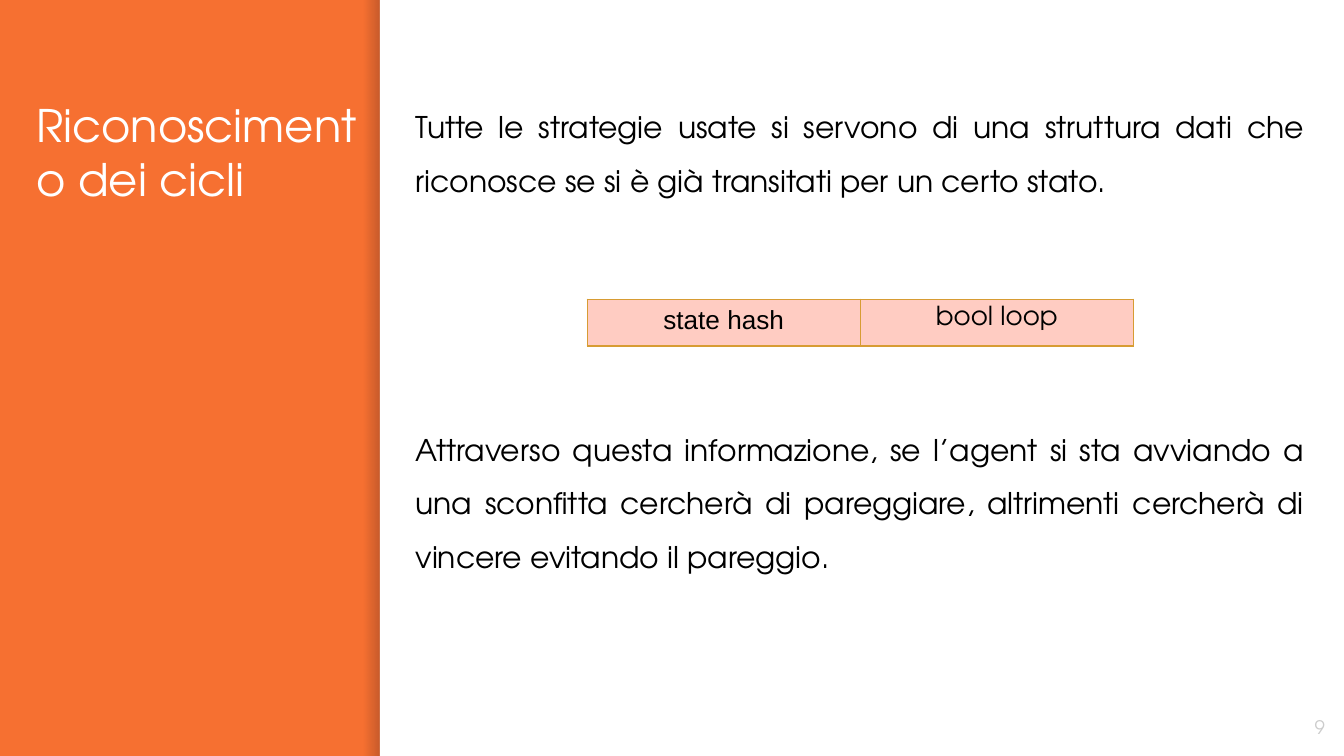
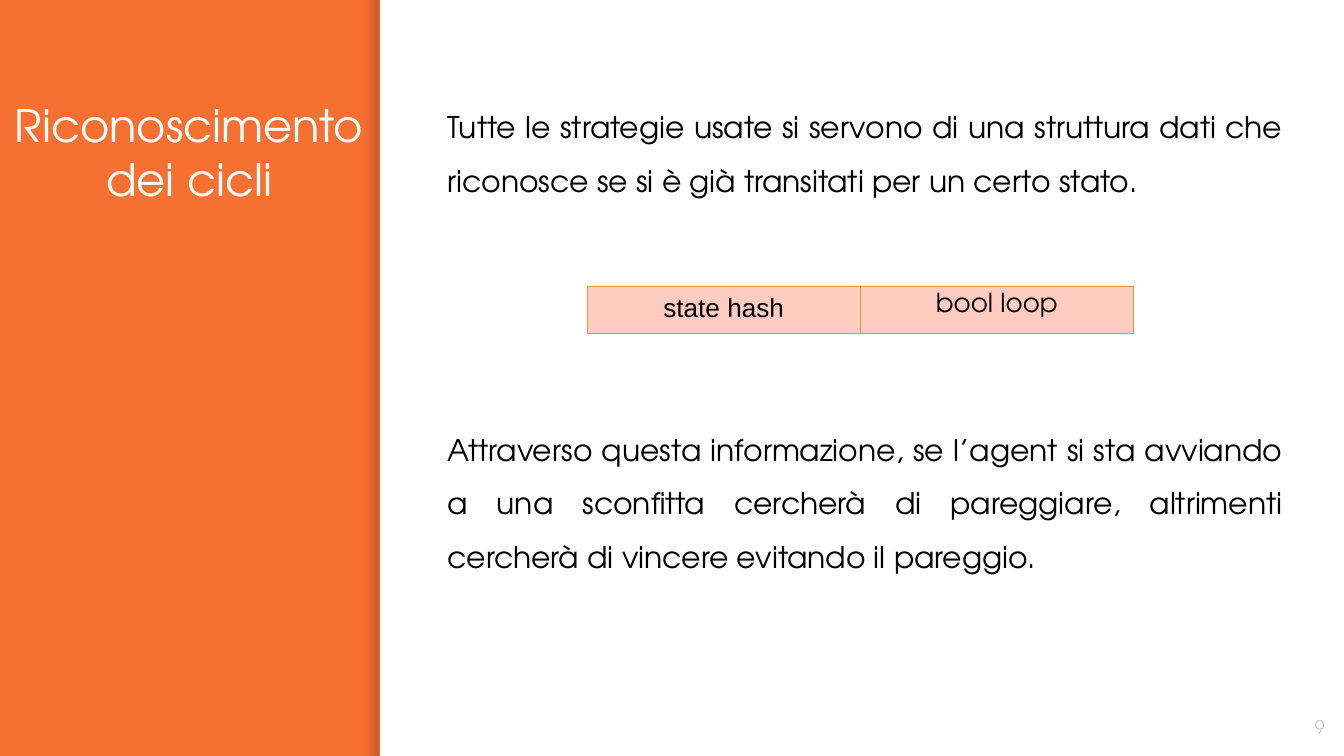
Before and after one commit to graitanto21/MillGates, a slide deck: slide 9 of Presentation/MillGates.pptx. Drawn at 1344x756 pixels with LibreOffice and Linux fonts; fonts in the diff are those of the drawing. Boxes give left, top, right and bottom in pixels: in the first picture for what was removed or moved away, otherwise in the second. Text is boxed around its words. In the diff, an @@ line names an element or a change of style, - is before the commit and + after.

```diff
--- a/Presentation/MillGates.pptx
+++ b/Presentation/MillGates.pptx
@@ title "Riconoscimento dei cicli" moved from (x1=78, y1=163, x2=244, y2=197) to (x1=15, y1=109, x2=363, y2=197) @@
@@ title "Riconoscimento dei cicli" at (x1=15, y1=109, x2=363, y2=197): alignment left to centre @@
@@ text "Tutte le strategie usate si ..." rewrapped from (x1=416, y1=116, x2=1304, y2=575) to (x1=447, y1=116, x2=1283, y2=575) @@
@@ table moved from (x1=587, y1=300, x2=1133, y2=347) to (x1=587, y1=286, x2=1133, y2=333) @@
```
Also in this commit, not shown: 9 other slides changed, 1 slide added.
